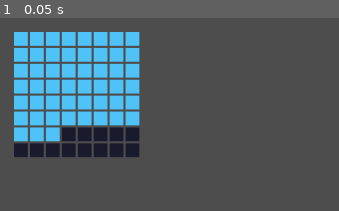
Above: before the commit, frame 1.
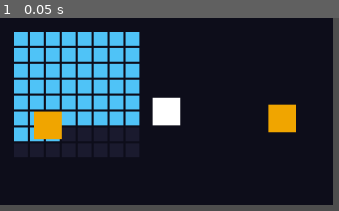
Above: after the commit, the same moment.

Repository: cynessa-dev/null
Game: Godot game, scene res://scenes/Main.tscn
The game is run twice, just before and just after one commit, with the same random seed, the same clock (stepped at 60 frames per second) and the same inputs.
Inputs:
- Up to frame 1 (0.05 s): no input

The runs differ from the first frame. In frame 1, 78% of the frame differs, in the area x 0-99%, y 0-97%.

Commit message:
✨ feat: add NPCs and Player to scene for testing purposes

Diff:
--- a/scenes/Main.tscn
+++ b/scenes/Main.tscn
@@ -1,11 +1,33 @@
 [gd_scene format=3 uid="uid://c20p0vydhdbnp"]
 
 [ext_resource type="PackedScene" uid="uid://cgnrqgmwt5e7q" path="res://scenes/MemoryGrid.tscn" id="1_elqb8"]
+[ext_resource type="PackedScene" uid="uid://cjb7g1ab5jg5l" path="res://scenes/Player.tscn" id="2_rvslj"]
+[ext_resource type="PackedScene" uid="uid://cdjsnw4kggpkk" path="res://scenes/NPC.tscn" id="3_0bbpv"]
 
 [node name="Main" type="Node2D" unique_id=1839182436]
+
+[node name="Room" type="ColorRect" parent="." unique_id=1914870291]
+offset_right = 480.0
+offset_bottom = 270.0
+color = Color(0.050980393, 0.050980393, 0.101960786, 1)
 
 [node name="MemoryGrid" parent="." unique_id=1518269039 instance=ExtResource("1_elqb8")]
 offset_left = 20.0
 offset_top = 20.0
 offset_right = 20.0
 offset_bottom = 20.0
+
+[node name="Player" parent="." unique_id=32218974 instance=ExtResource("2_rvslj")]
+position = Vector2(240, 135)
+
+[node name="Polaris" parent="." unique_id=875238858 instance=ExtResource("3_0bbpv")]
+position = Vector2(69, 155)
+npc_name = "Polaris"
+cell_index = 20
+dialogue_lines = Array[String](["I wonder how much longer I have.", "You feel it too, don't you? The slipping."])
+
+[node name="Chano" parent="." unique_id=1208404896 instance=ExtResource("3_0bbpv")]
+position = Vector2(407, 145)
+npc_name = "Chano"
+cell_index = 10
+dialogue_lines = Array[String](["Hey. You look like you're forgetting something.", "Don't forget me. Please."])
